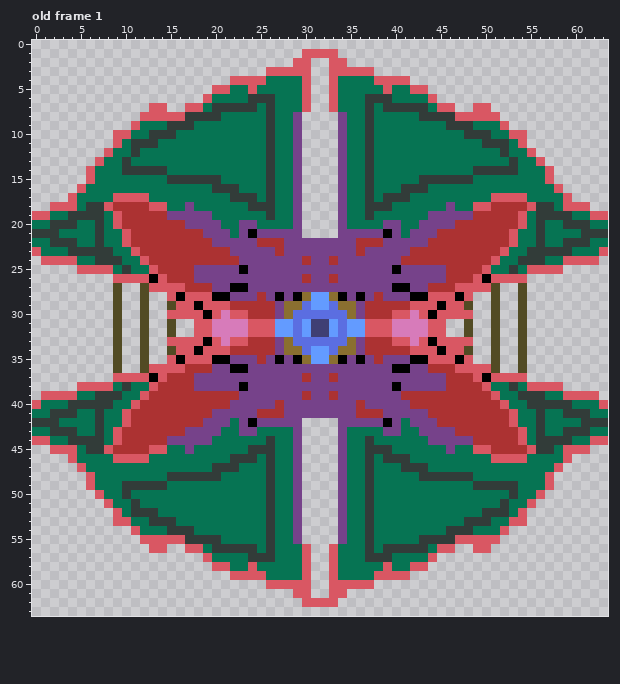
File history of a pixel-art file, assets/Sprite-0003.ase. Above is the file before it was changed.
64x64 pixels, 1 frame. Shown: old frame 1. The commit also changed other frames, which this record leaves out.
After:
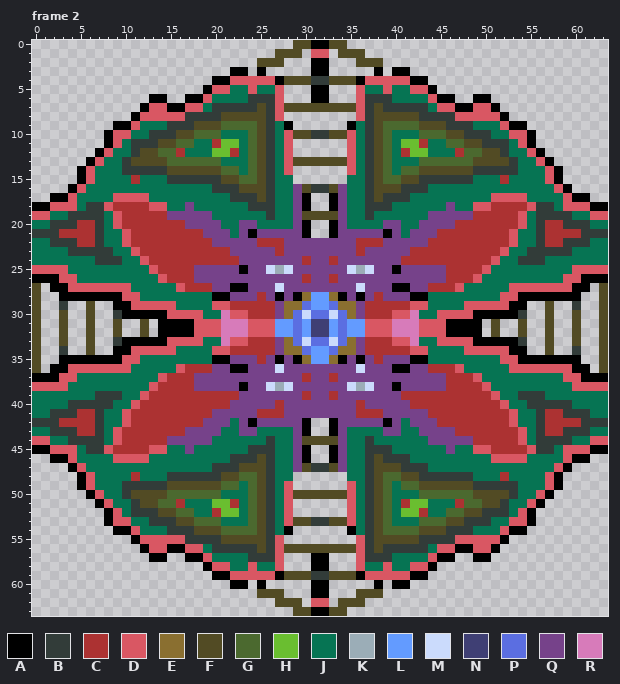
Palette (. is transparent): A #000000  B #323c39  C #ac3232  D #d95763  E #8a6f30  F #524b24  G #4b692f  H #6abe30  J #067453  K #9badb7  L #639bff  M #cbdbfc  N #3f3f74  P #5b6ee1  Q #76428a  R #d77bba
A new or re-ordered frame is compared with the old frame closest to it.
What changed:
frames 1 -> 4
Changed rows in their new state; - is an unchanged pixel.
Frame 2 is new; against old frame 1:
first column x 0:
 0 -----------------------------FFAAFF-----------------------------
 1 ---------------------------FFF.--.FFF---------------------------
 2 -------------------------FFF-..AA..-FFF-------------------------
 3 ----------------------AA-A.....AA.....A-AA----------------------
 4 --------------------AA----DAFFFBBFFFAD----AA--------------------
 5 -------------------A-------D...AA...D-------A-------------------
 6 -------------AA--AA--------D...AA...D--------AA--AA-------------
 7 ------------A--AA--------F-DFFFFFFFFD-F--------AA--A------------
 8 -----------A---------FFFFF-D..----..D-FFFFF---------A-----------
 9 ---------AA-------FFFGGGGF--A.----.A--FGGGGFFF-------AA---------
10 --------A-------FFGGG---GF--DFFBBFFD--FG---GGGFF-------A--------
11 --------A-----FFGG--CHH-GF--D.----.D--FG-HHC--GGFF-----A--------
12 -------A----FFGGC---HHC-GF--D.----.D--FG-CHH---CGGFF----A-------
13 ------A----FFFFGGGGGG---GF--DFFFFFFD--FG---GGGGGGFFFF----A------
14 -----A---------FFFFFFGG-GF--D.----.D--FG-GGFFFFFF---------A-----
15 -----A-----C---------FFGGF---.----.---FGGFF---------C-----A-----
16 ----A------------------FFF----FBBF----FFF------------------A----
17 --AA---------------------F----A--A----F---------------------AA--
18 AA----------------------------A--A----------------------------AA
19 ------------------------------FFFF------------------------------
20 -----CC-----------------------A--A-----------------------CC-----
21 ---CCCC-----------------------A--A-----------------------CCCC---
22 -----CC--------------------------------------------------CC-----
23 J--------------------------------------------------------------J
24 JJJJJ------------------------------------------------------JJJJJ
25 DDDDJJJJJ-J---------------MKM------MKM---------------J-JJJJJDDDD
26 AAADDJJJJJJJJJ------------------------------------JJJJJJJJJDDAAA
27 F-AADDDDDDDJJJJJ-----------M--------M-----------JJJJJDDDDDDDAA-F
28 F--AAAAAAADDJJJJJJJJ------------------------JJJJJJJJDDAAAAAAA--F
29 F--B--F--AADDDDDJJJJ------------------------JJJJDDDDDAA--F--B--F
30 F--F--F--BAAAAA----JJ---------M--M---------JJ----AAAAAB--F--F--F
31 F--F--F-------AAAA--D----------------------D--AAAA-------F--F--F
32 F--F--F-------AAAA--D----------------------D--AAAA-------F--F--F
33 F--F--F--BAAAAA----JJ---------M--M---------JJ----AAAAAB--F--F--F
34 F--B--F--AADDDDDJJJJ------------------------JJJJDDDDDAA--F--B--F
35 F--AAAAAAADDJJJJJJJJ------------------------JJJJJJJJDDAAAAAAA--F
36 F-AADDDDDDDJJJJJ-----------M--------M-----------JJJJJDDDDDDDAA-F
37 AAADDJJJJJJJJJ------------------------------------JJJJJJJJJDDAAA
38 DDDDJJJJJ-J---------------MKM------MKM---------------J-JJJJJDDDD
39 JJJJJ------------------------------------------------------JJJJJ
40 J--------------------------------------------------------------J
41 -----CC--------------------------------------------------CC-----
42 ---CCCC-----------------------A--A-----------------------CCCC---
43 -----CC-----------------------A--A-----------------------CC-----
44 ------------------------------FFFF------------------------------
45 AA----------------------------A--A----------------------------AA
46 --AA---------------------F----A--A----F---------------------AA--
47 ----A------------------FFF----FBBF----FFF------------------A----
48 -----A-----C---------FFGGF---.----.---FGGFF---------C-----A-----
49 -----A---------FFFFFFGG-GF--D.----.D--FG-GGFFFFFF---------A-----
50 ------A----FFFFGGGGGG---GF--DFFFFFFD--FG---GGGGGGFFFF----A------
51 -------A----FFGGC---HHC-GF--D.----.D--FG-CHH---CGGFF----A-------
52 --------A-----FFGG--CHH-GF--D.----.D--FG-HHC--GGFF-----A--------
53 --------A-------FFGGG---GF--DFFBBFFD--FG---GGGFF-------A--------
54 ---------AA-------FFFGGGGF--A.----.A--FGGGGFFF-------AA---------
55 -----------A---------FFFFF-D..----..D-FFFFF---------A-----------
56 ------------A--AA--------F-DFFFFFFFFD-F--------AA--A------------
57 -------------AA--AA--------D...AA...D--------AA--AA-------------
58 -------------------A-------D...AA...D-------A-------------------
59 --------------------AA----DAFFFBBFFFAD----AA--------------------
60 ----------------------AA-A.....AA.....A-AA----------------------
61 -------------------------FFF-..AA..-FFF-------------------------
62 ---------------------------FFF.--.FFF---------------------------
63 -----------------------------FFAAFF-----------------------------
Where, in picture pixels (left, top, right, bottom), the same in both pictures:
changed: (32, 40, 608, 616)
